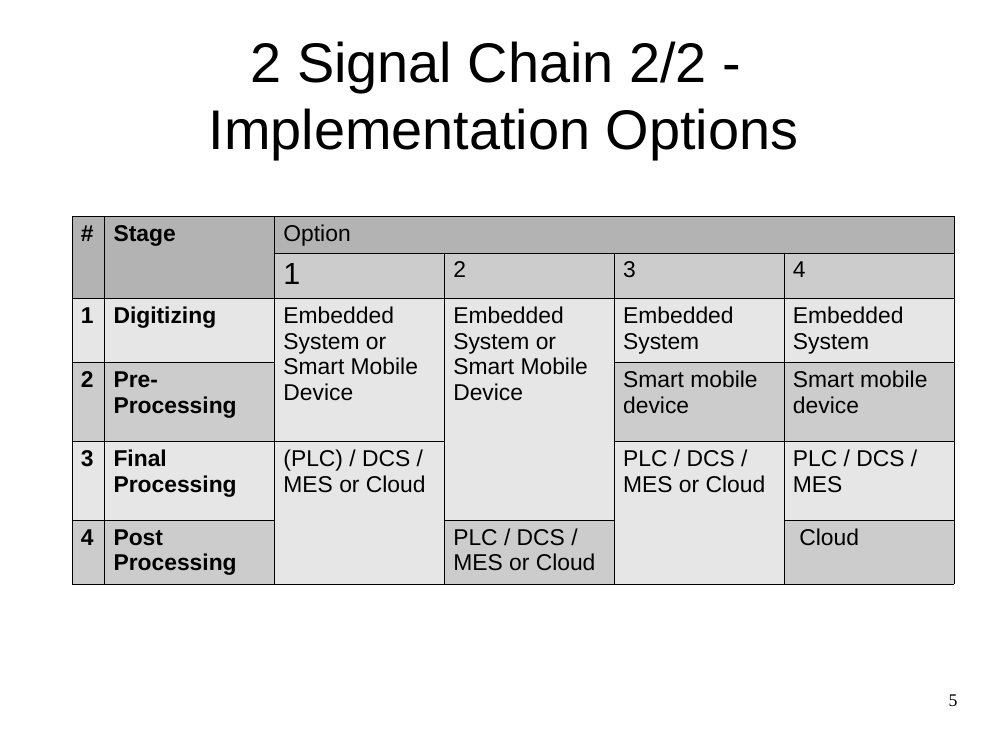
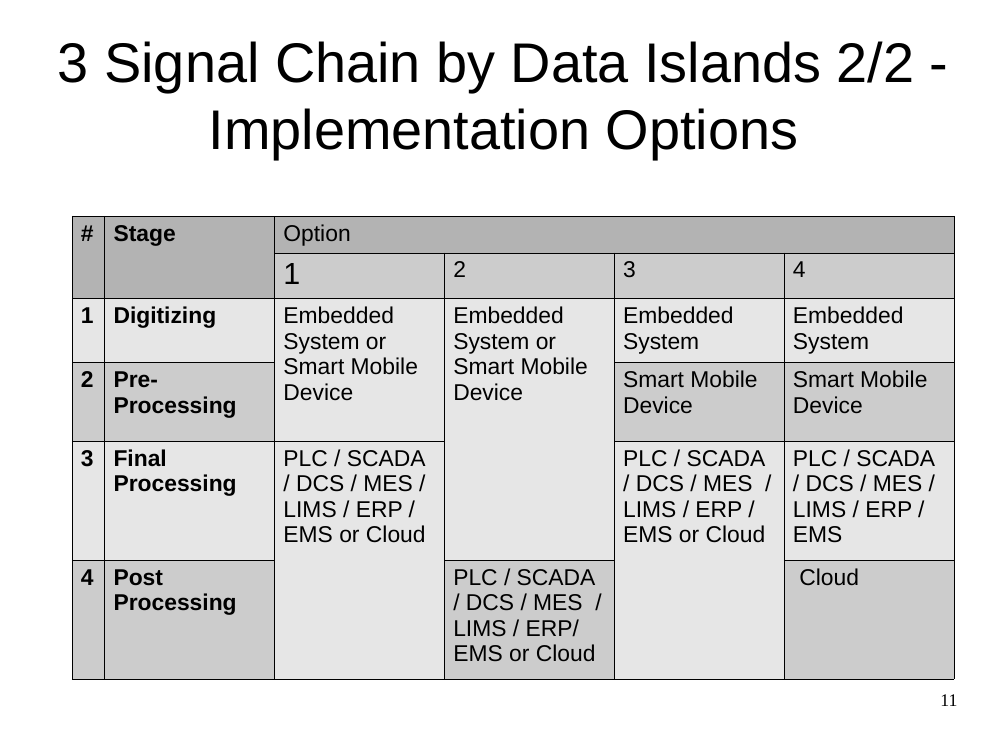
Before and after one commit to smartblitzmerker/documentation-smartblitzmerker, a slide deck: slide 11 of doc/slides/smartblitzmerker.odp (slide 5 before the commit). Drawn at 1008x756 pixels with LibreOffice and Linux fonts; fonts in the diff are those of the drawing. Boxes give left, top, right and bottom in pixels: in the first picture for what was removed or moved away, otherwise in the second. Text is boxed around its words. In the diff, an @@ line names an element or a change of style, - is before the commit and + after.

```diff
--- a/doc/slides/smartblitzmerker.odp
+++ b/doc/slides/smartblitzmerker.odp
@@ title at box(58, 41, 915, 159): text changed @@
-2 Signal Chain 2/2 -
-Implementation Options
+3 Signal Chain by Data Islands 2/2 - Implementation Options
@@ table at box(72, 216, 956, 666) @@
-row 4, column 5: Smart mobile device
+row 4, column 5: Smart Mobile Device
-row 4, column 6: Smart mobile device
+row 4, column 6: Smart Mobile Device
-row 5: 3 | Final Processing | (PLC) / DCS / MES or Cloud |  | PLC / DCS / MES or Cloud | PLC / DCS / MES
+row 5: 3 | Final Processing | PLC / SCADA / / DCS / MES / LIMS / ERP / EMS or Cloud |  | PLC / SCADA / / DCS / MES / LIMS / ERP / EMS or Cloud | PLC / SCADA / / DCS / MES / LIMS / ERP / EMS
-row 6, column 4: PLC / DCS / MES or Cloud
+row 6, column 4: PLC / SCADA / / DCS / MES / LIMS / ERP/ EMS or Cloud
@@ page number at box(940, 694, 957, 706): text changed @@
-5
+11
```
Also in this commit, not shown: 7 other slides changed, 9 slides added.
